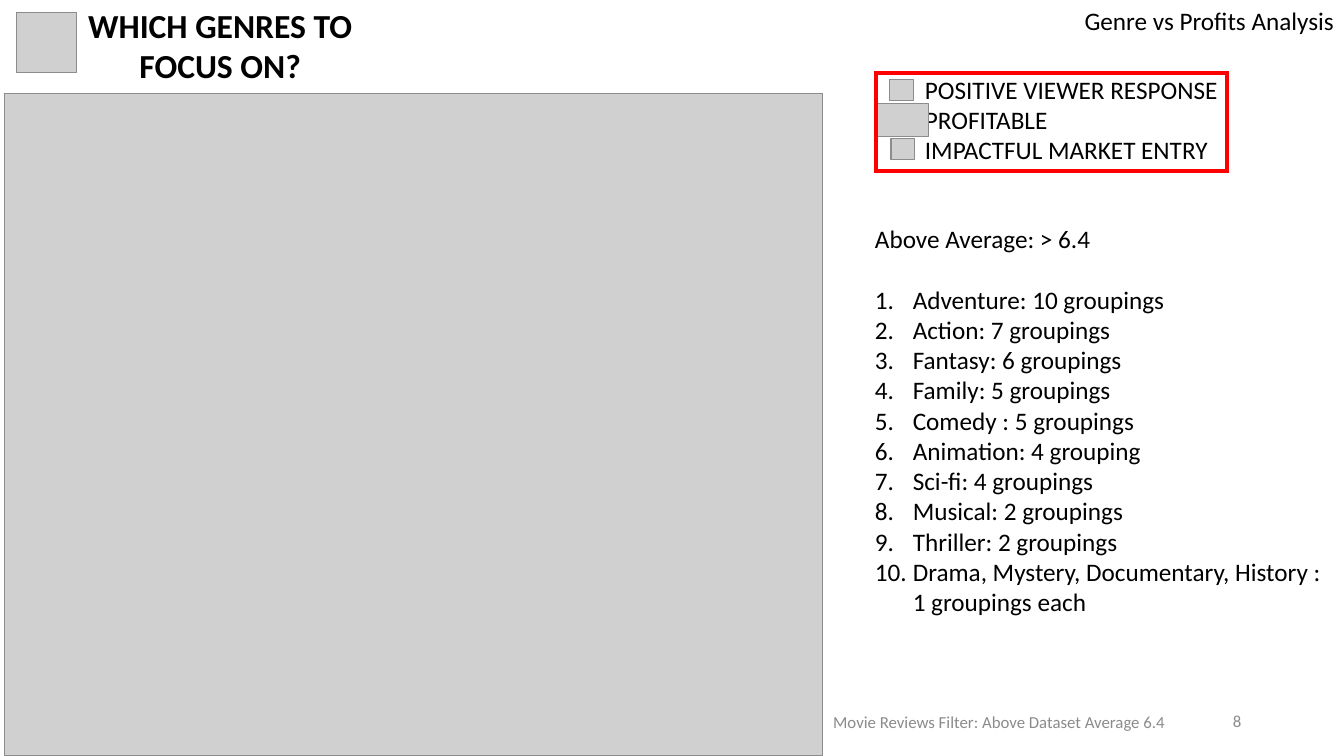
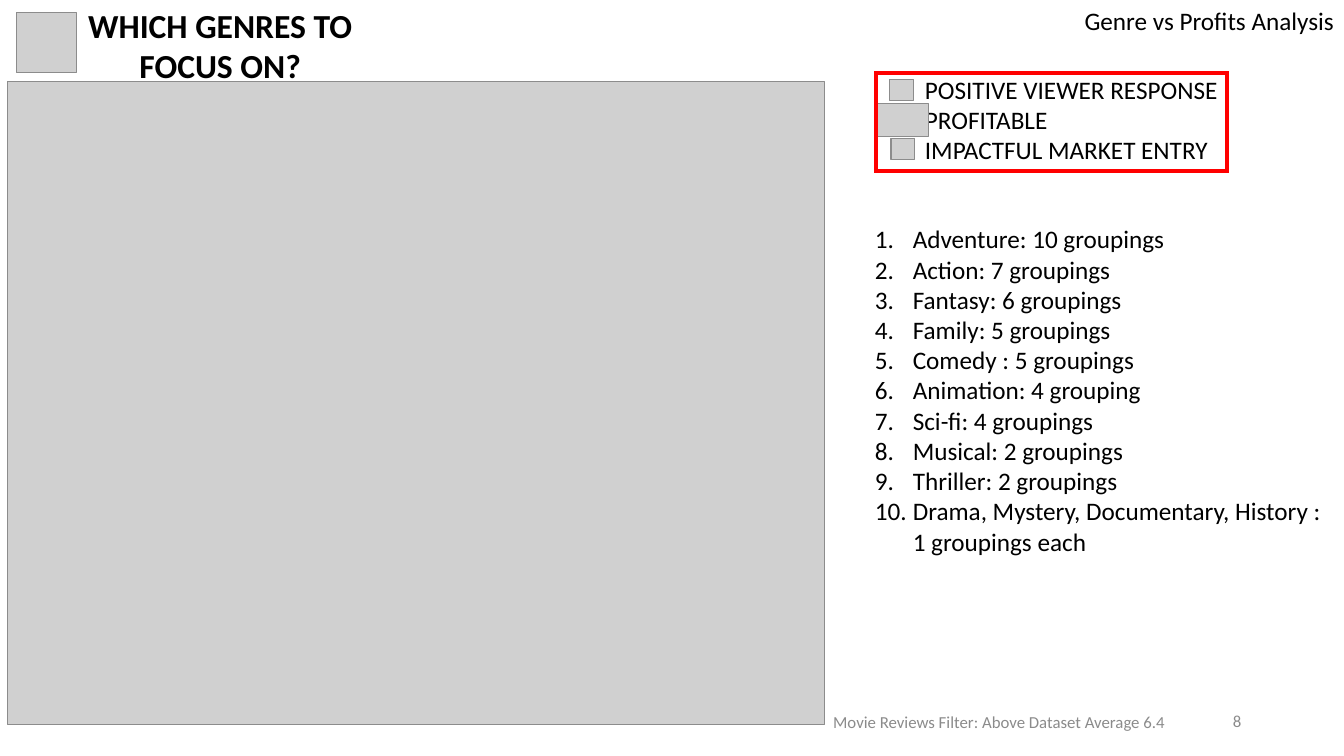
Before and after one commit to shayanabdulkarimkhan/dsc-phase-1-project-v2-4, a slide deck: slide 8 of Microsoft_Studios_Project.pptx. Drawn at 1344x756 pixels with LibreOffice and Linux fonts; fonts in the diff are those of the drawing; grey boxes stand for pictures. Boxes give left, top, right and bottom in pixels: in the first picture for what was removed or moved away, otherwise in the second. Text is boxed around its words. In the diff, an @@ line names an element or a change of style, - is before the commit and + after.

```diff
--- a/Microsoft_Studios_Project.pptx
+++ b/Microsoft_Studios_Project.pptx
@@ picture: place and size @@
-picture at <box>5,94,824,756</box>
+picture at <box>8,82,825,725</box>
@@ text at <box>875,230,1090,253</box>: paragraph removed @@
-Above Average: > 6.4
```
Also in this commit, not shown: 5 other slides changed, 1 other file.
